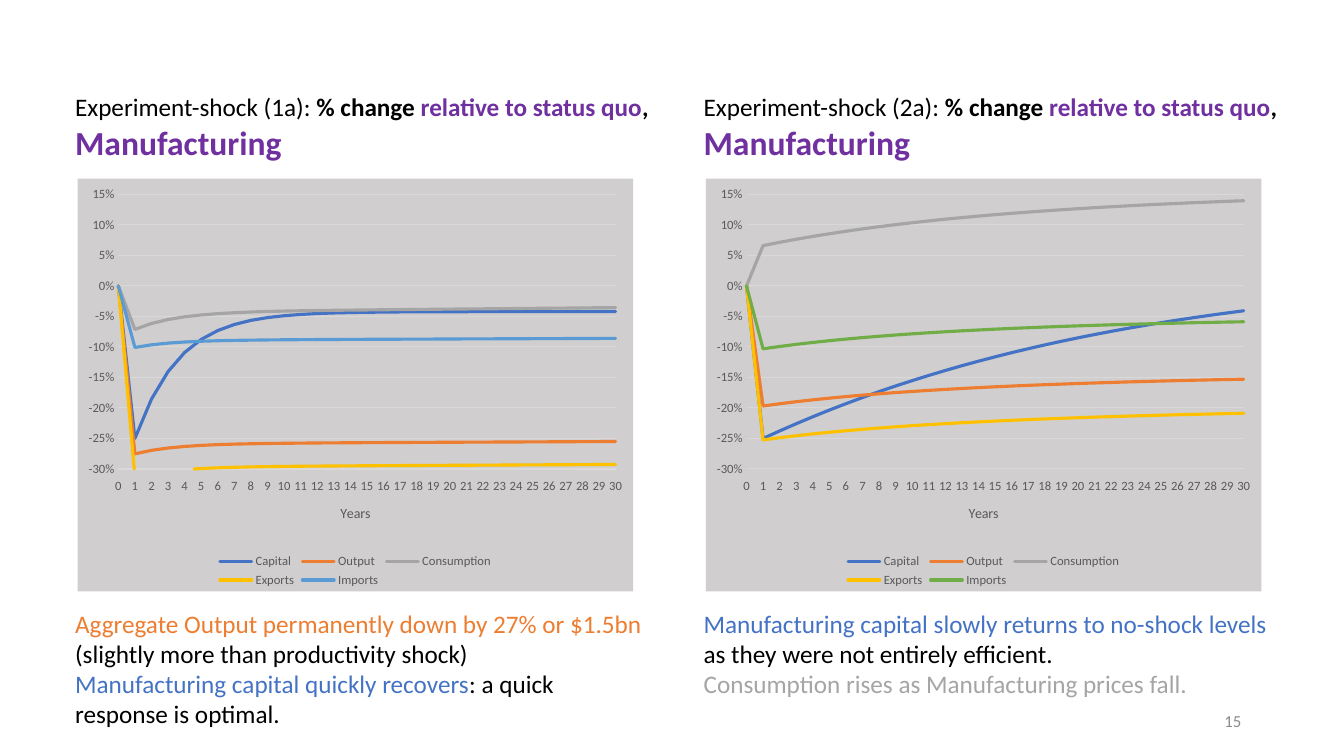
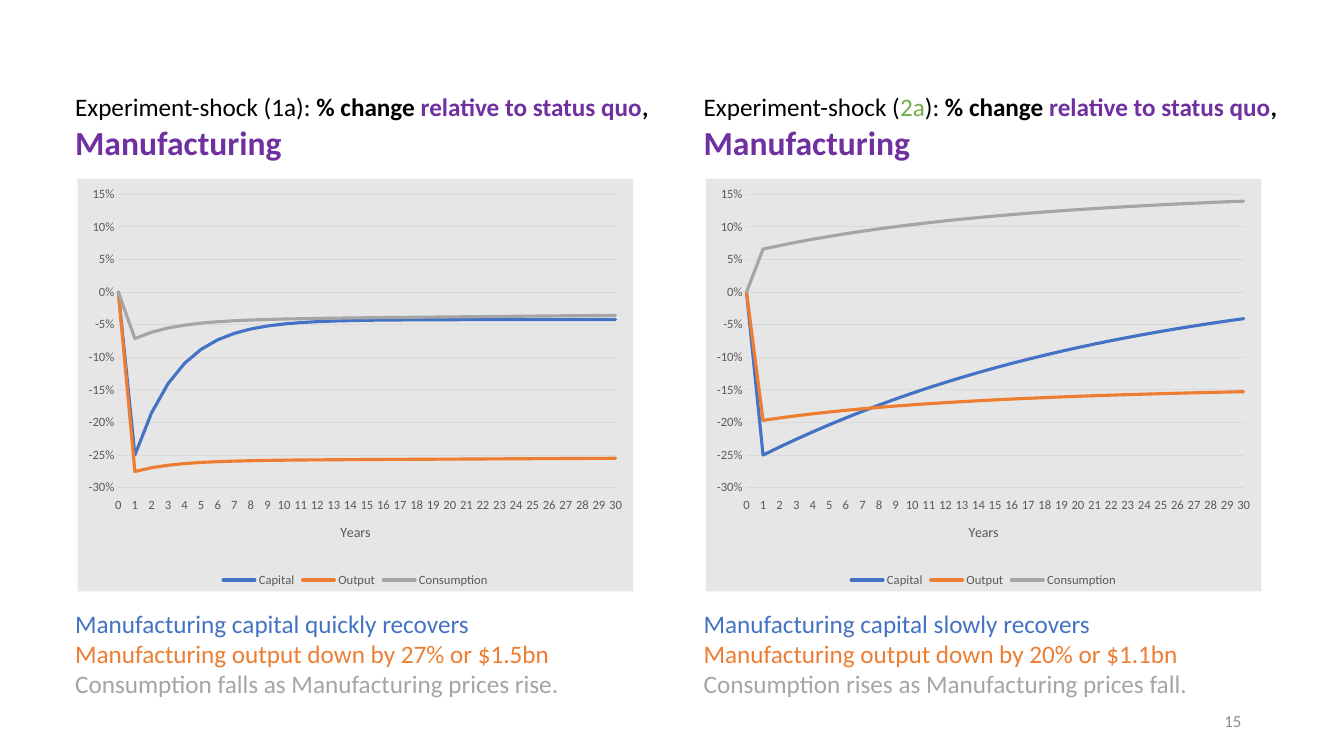
Before and after one commit to patrickocal/gladstone, a slide deck: slide 15 of powerpoint/glad-slides.pptx. Drawn at 1344x756 pixels with LibreOffice and Linux fonts; fonts in the diff are those of the drawing. Boxes give left, top, right and bottom in pixels: in the first picture for what was removed or moved away, otherwise in the second. Text is boxed around its words. In the diff, an @@ line names an element or a change of style, - is before the commit and + after.

```diff
--- a/powerpoint/glad-slides.pptx
+++ b/powerpoint/glad-slides.pptx
@@ text at (704, 97, 1277, 121): text colour #000000 to #70AD47 in "(2a):" @@
@@ line chart at (78, 178, 633, 591) @@
-Exports: 0, -0.31, -0.31, -0.3, -0.3, -0.3, -0.3, -0.3, -0.3, -0.3, -0.3, -0.3, -0.3, -0.3, -0.29, -0.29, -0.29, -0.29, -0.29, -0.29, -0.29, -0.29, -0.29, -0.29, -0.29, -0.29, -0.29, -0.29, -0.29, -0.29, -0.29
-Imports: 0, -0.1, -0.1, -0.09, -0.09, -0.09, -0.09, -0.09, -0.09, -0.09, -0.09, -0.09, -0.09, -0.09, -0.09, -0.09, -0.09, -0.09, -0.09, -0.09, -0.09, -0.09, -0.09, -0.09, -0.09, -0.09, -0.09, -0.09, -0.09, -0.09, -0.09
@@ background changed @@
@@ line chart at (706, 178, 1261, 591) @@
-Exports: 0, -0.25, -0.25, -0.25, -0.24, -0.24, -0.24, -0.24, -0.23, -0.23, -0.23, -0.23, -0.23, -0.22, -0.22, -0.22, -0.22, -0.22, -0.22, -0.22, -0.22, -0.22, -0.21, -0.21, -0.21, -0.21, -0.21, -0.21, -0.21, -0.21, -0.21
-Imports: 0, -0.1, -0.1, -0.1, -0.09, -0.09, -0.09, -0.08, -0.08, -0.08, -0.08, -0.08, -0.08, -0.07, -0.07, -0.07, -0.07, -0.07, -0.07, -0.07, -0.07, -0.06, -0.06, -0.06, -0.06, -0.06, -0.06, -0.06, -0.06, -0.06, -0.06
@@ background changed @@
@@ text at (75, 615, 558, 697): text changed; text colour #000000 to #A5A5A5 @@
-Aggregate Output permanently down by 27% or $1.5bn
-(slightly more than productivity shock)
-Manufacturing capital quickly recovers: a quick response is optimal.
+Manufacturing capital quickly recovers
+Manufacturing output down by 27% or $1.5bn
+Consumption falls as Manufacturing prices rise.
@@ text at (704, 615, 1177, 668): text changed; text colour #4472C4 to #ED7D31 @@
-Manufacturing capital slowly returns to no-shock levels as they were not entirely efficient.
+Manufacturing capital slowly recovers
+Manufacturing output down by 20% or $1.1bn
```
Also in this commit, not shown: 12 other slides changed, 2 other files.
